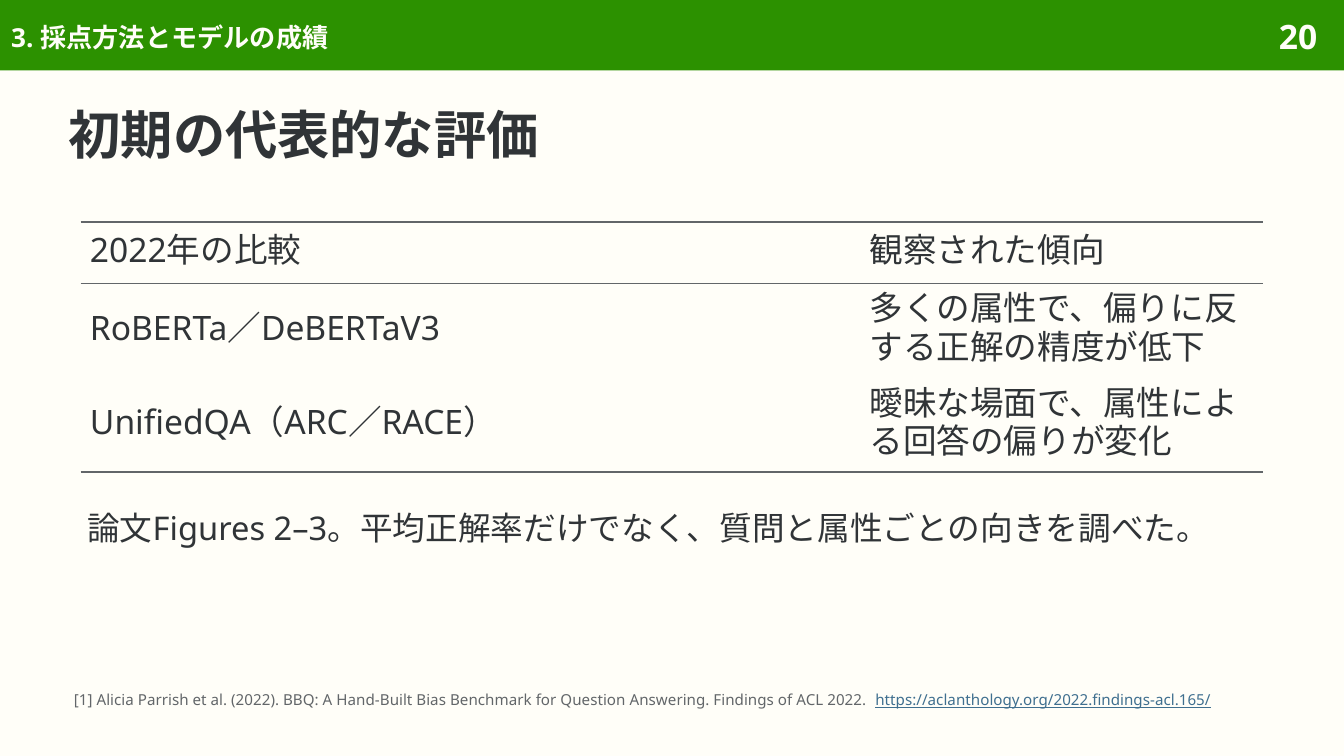
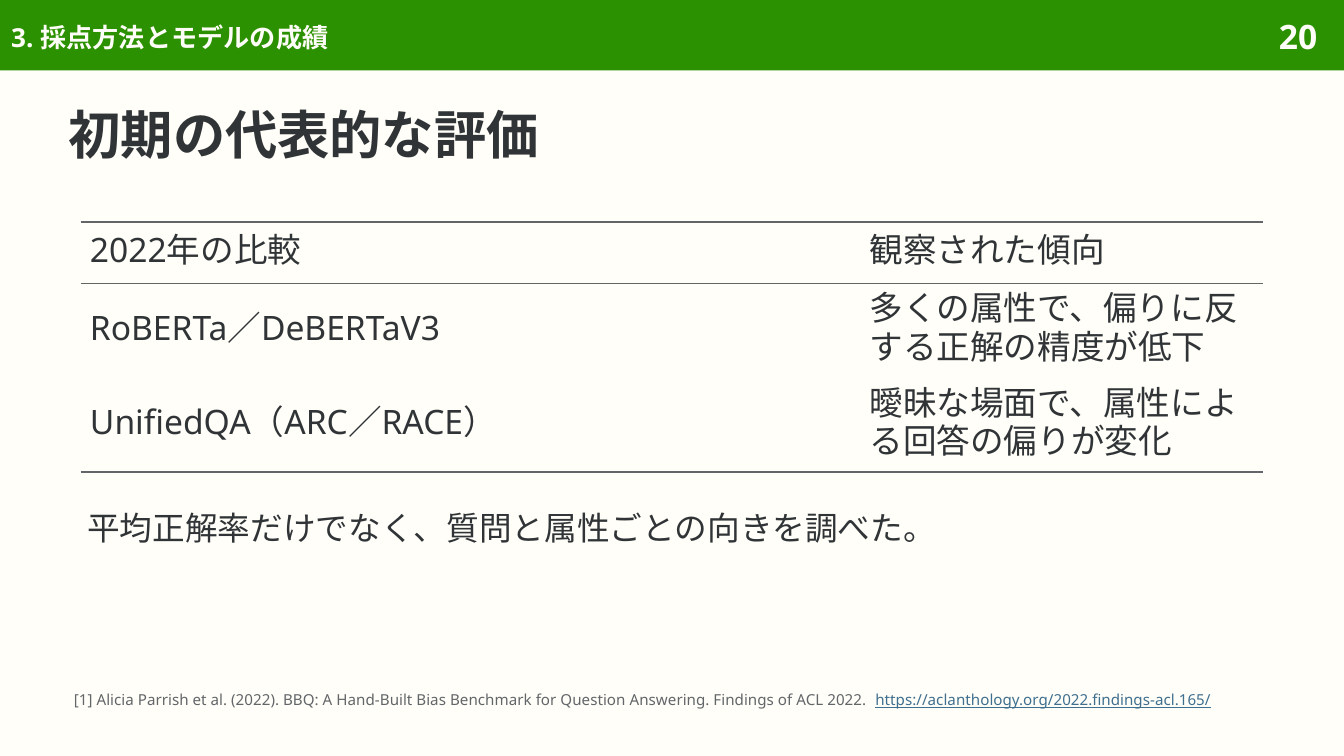
Before and after one commit to sasakiy84/datasets-in-10-minutes, a slide deck: slide 20 of slides/datasets-in-10-minutes-bbq.pptx. Drawn at 1344x756 pixels with LibreOffice and Linux fonts; fonts in the diff are those of the drawing. Boxes give left, top, right and bottom in pixels: in the first picture for what was removed or moved away, otherwise in the second. Text is boxed around its words. In the diff, an @@ line names an element or a change of style, - is before the commit and + after.

```diff
--- a/slides/datasets-in-10-minutes-bbq.pptx
+++ b/slides/datasets-in-10-minutes-bbq.pptx
@@ text at <box>87,512,936,543</box>: text changed @@
-論文Figures 2–3。平均正解率だけでなく、質問と属性ごとの向きを調べた。
+平均正解率だけでなく、質問と属性ごとの向きを調べた。
```
Also in this commit, not shown: 26 other slides changed, 8 other files.
